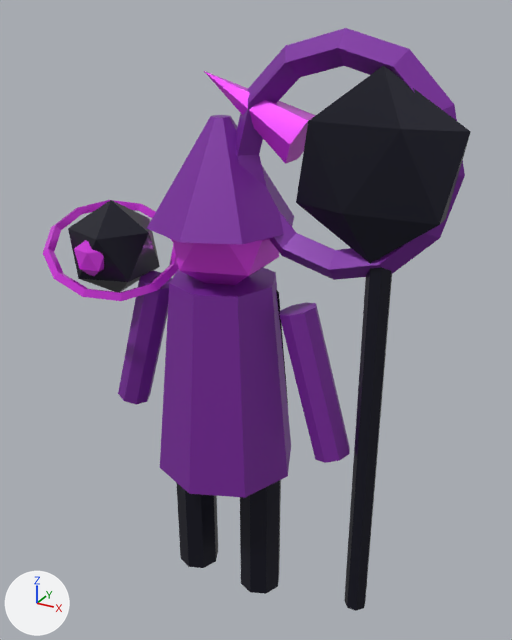
What one commit did to the glTF model assets/models/hero_void_reaper.glb.
Both versions are drawn from a 50 mm camera at (1.48, -2.4, 2.61) aimed at (0.11, 0.08, 1.37). Every picture has the same lights, and +X, +Y and +Z are marked at lower left. The first picture is the older version.

Objects in the first picture: 'hero_void_reaper'.
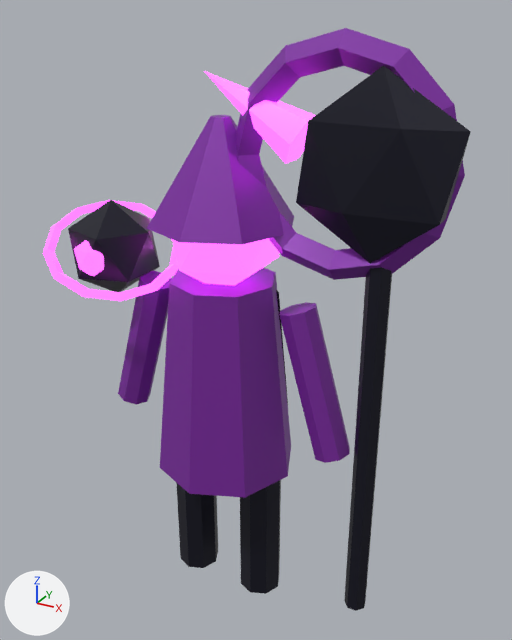
The edits, one by one:
In material 'reaper_singularity' (mat_reaper_singularity), emission_color is now set to (0.976, 0.1, 1.0), pink #fc59ff.
In material 'reaper_singularity' (mat_reaper_singularity), emission_strength is now set to 2.2.

Where the change shows, as pixel boxes [x1, y1, x2, y2] in the pictures (512 x 640 px):
'hero_void_reaper', recoloured, surface changed (lighter): [43, 46, 400, 326] in both
